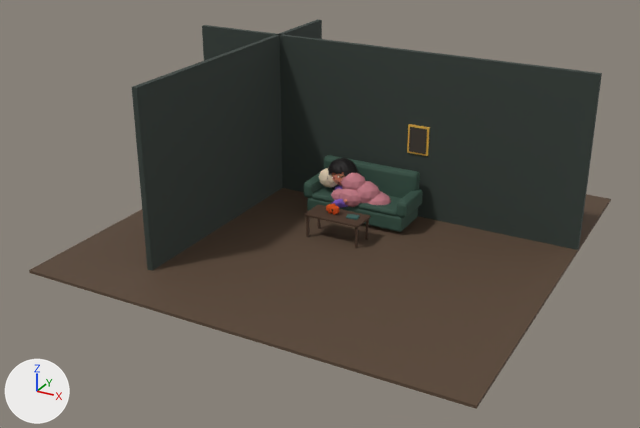
The Blender file reels/week-reel/episode.blend as it was, and as the next commit left it.
One viewpoint serves both versions: a 50 mm lens placed at (6.85, -13.43, 6.96), pointed at (-0.2, -0.62, 0.55). The lights are fixed; the arrows at lower left show +X, +Y and +Z. The older version comes first.

The scene before the commit, as lines of its bpy script (objects in view):
```python
mat_m_room_floor = principled_material('M_Room_Floor')
mat_m_room_floor.base_color = (0.1, 0.06, 0.035)  # brown #594535
mat_m_room_floor.roughness = 0.8
me_blanket = bpy.data.meshes.new('Blanket')
me_blanket.from_pydata(...)  # 210 vertices, 400 faces; spans x -0.506..0.625, y 0.201..0.84, z 0.268..0.98
me_blanket.materials.append(mat_m_blanket_dustypink)  # pink #c47c86
me_pillow_cream = bpy.data.meshes.new('Pillow_Cream')
me_pillow_cream.from_pydata(...)  # an icosphere of 80 faces spanning x -0.878..-0.462, y 0.431..0.789, z 0.544..0.936
me_pillow_cream.materials.append(mat_m_pillow_cream)  # beige #e1ceb3
me_room_floor = bpy.data.meshes.new('Room_Floor')
me_room_floor.from_pydata(...)  # a box spanning x -4.0..4.0, y -4.0..4.0, z -0.05..0.0
me_room_floor.materials.append(mat_m_room_floor)  # brown #594535
me_room_walls = bpy.data.meshes.new('Room_Walls')
me_room_walls.from_pydata(...)  # 16 vertices, 12 faces; spans x -4.0..4.0, y -3.0..3.0, z 0.0..3.2
me_room_walls.materials.append(mat_m_room_wall)  # dark grey #343e38
ob_blanket = bpy.data.objects.new('Blanket', me_blanket)
ob_blanket.location = (0.0, 0.0, 0.0)
ob_human_root = bpy.data.objects.new('Human_Root', None)
ob_human_root.location = (0.146, 0.543, -0.378)
ob_human_root.rotation_euler = (0.0, -0.419, -0.14)  # degrees (0, -24, -8)
ob_mascot_root = bpy.data.objects.new('Mascot_Root', None)
ob_mascot_root.location = (-0.1, -0.32, 0.47)
ob_mascot_root.rotation_euler = (0.0, 0.0, -0.105)  # degrees (0, 0, -6)
ob_pillow_cream = bpy.data.objects.new('Pillow_Cream', me_pillow_cream)
ob_pillow_cream.location = (0.0, 0.0, 0.0)
ob_room_floor = bpy.data.objects.new('Room_Floor', me_room_floor)
ob_room_floor.location = (0.0, 0.0, 0.0)
ob_room_walls = bpy.data.objects.new('Room_Walls', me_room_walls)
ob_room_walls.location = (0.0, 0.0, 0.0)
# also in view: 'CoffeeTable' at (0.0, -0.32, 0.23); 'Sofa' at (0.0, 0.72, 0.54)
```
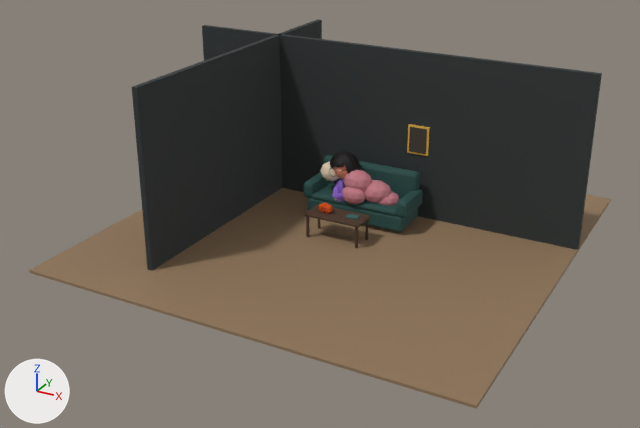
ob_human_root is not drawn itself; it is the parent of ob_human_head, ob_human_torso, ob_human_body, ob_human_hands, ob_human_outfit_teecollar, ob_human_neck.
ob_mascot_root is not drawn itself; it is the parent of ob_mascot_bounce.

Edits to the bpy script that builds the scene:
```text
Change mat_m_room_floor:
    mat_m_room_floor.base_color: (0.1, 0.06, 0.035) -> (0.28, 0.18, 0.1)  # brown #594535 -> brown #907659
Change me_pillow_cream:
    used by ob_pillow_cream; location = (0.0, 0.0, 0.0)
    remove me_pillow_cream.from_pydata(...)  # 42 vertices, 80 faces; spans x -0.878..-0.462, y 0.431..0.789, z 0.544..0.936
    add me_pillow_cream.from_pydata(...)  # 42 vertices, 80 faces; spans x -0.858..-0.442, y 0.471..0.829, z 0.664..1.056
    me_pillow_cream part 1: the whole mesh is moved by (0.02, 0.04, 0.12)
Change me_blanket:
    used by ob_blanket; location = (0.0, 0.0, 0.0)
    remove me_blanket.from_pydata(...)  # 210 vertices, 400 faces; spans x -0.506..0.625, y 0.201..0.84, z 0.268..0.98
    add me_blanket.from_pydata(...)  # 168 vertices, 320 faces; spans x -0.294..0.771, y 0.19..0.88, z 0.355..1.04
    me_blanket part 2: a new loose piece, an icosphere of 80 faces spanning x -0.294..0.254, y 0.3..0.78, z 0.56..1.04, in mat_m_blanket_dustypink (pink #c47c86)
    me_blanket part 3: a new loose piece, an icosphere of 80 faces spanning x 0.023..0.617, y 0.37..0.87, z 0.415..0.865, in mat_m_blanket_dustypink (pink #c47c86)
    me_blanket part 4: a new loose piece, an icosphere of 80 faces spanning x 0.269..0.771, y 0.44..0.88, z 0.355..0.685, in mat_m_blanket_dustypink (pink #c47c86)
    me_blanket part 5: a new loose piece, an icosphere of 80 faces spanning x -0.258..0.218, y 0.19..0.53, z 0.42..0.78, in mat_m_blanket_dustypink (pink #c47c86)
    me_blanket part 6: the loose piece of 42 vertices spanning x -0.341..0.141, y 0.311..0.729, z 0.54..0.98 is deleted
    me_blanket part 7: the loose piece of 42 vertices spanning x -0.506..-0.134, y 0.275..0.565, z 0.355..0.645 is deleted
    me_blanket part 8: the loose piece of 42 vertices spanning x -0.165..0.405, y 0.31..0.81, z 0.363..0.838 is deleted
    me_blanket part 9: the loose piece of 42 vertices spanning x 0.055..0.625, y 0.36..0.84, z 0.268..0.652 is deleted
    me_blanket part 10: the loose piece of 42 vertices spanning x -0.32..0.16, y 0.201..0.558, z 0.341..0.74 is deleted
Change ob_human_root:
    ob_human_root.location: (0.146, 0.543, -0.378) -> (0.166, 0.583, -0.258)
Change ob_mascot_root:
    ob_mascot_root.location: (-0.1, -0.32, 0.47) -> (-0.24, -0.34, 0.47)
```

Location of each change, [x1, y1, x2, y2] in pixels of the pictures (640 x 428 px):
'Room_Floor', recoloured (lighter)
    both: [29, 188, 611, 409]
'Blanket', reshaped
    before: [331, 173, 391, 207]
    after: [342, 170, 400, 205]
'Human_Hair', moved
    before: [328, 158, 359, 190]
    after: [330, 151, 362, 184]
'Pillow_Cream', moved
    before: [319, 168, 338, 188]
    after: [320, 162, 339, 181]
'Human_Body', moved
    before: [332, 185, 348, 208]
    after: [332, 179, 345, 201]
'Human_HeadMesh', moved
    before: [331, 172, 344, 186]
    after: [333, 165, 348, 179]
'Mascot_Body', moved
    before: [326, 203, 340, 214]
    after: [319, 202, 332, 213]
'Human_Glasses', moved
    before: [327, 176, 343, 183]
    after: [329, 167, 346, 177]
'Human_Torso', moved (not visible before)
    after: [342, 179, 345, 188]
part 2 of me_blanket, added
    after: [343, 170, 372, 192]
part 3 of me_blanket, added
    after: [364, 180, 391, 203]
part 4 of me_blanket, added
    after: [378, 191, 400, 205]
part 5 of me_blanket, added
    after: [342, 187, 366, 205]
part 6 of me_blanket, deleted
    before: [341, 173, 365, 190]
part 7 of me_blanket, deleted
    before: [331, 188, 342, 200]
part 8 of me_blanket, deleted
    before: [356, 181, 380, 203]
part 9 of me_blanket, deleted
    before: [368, 191, 391, 205]
part 10 of me_blanket, deleted
    before: [339, 188, 361, 207]
